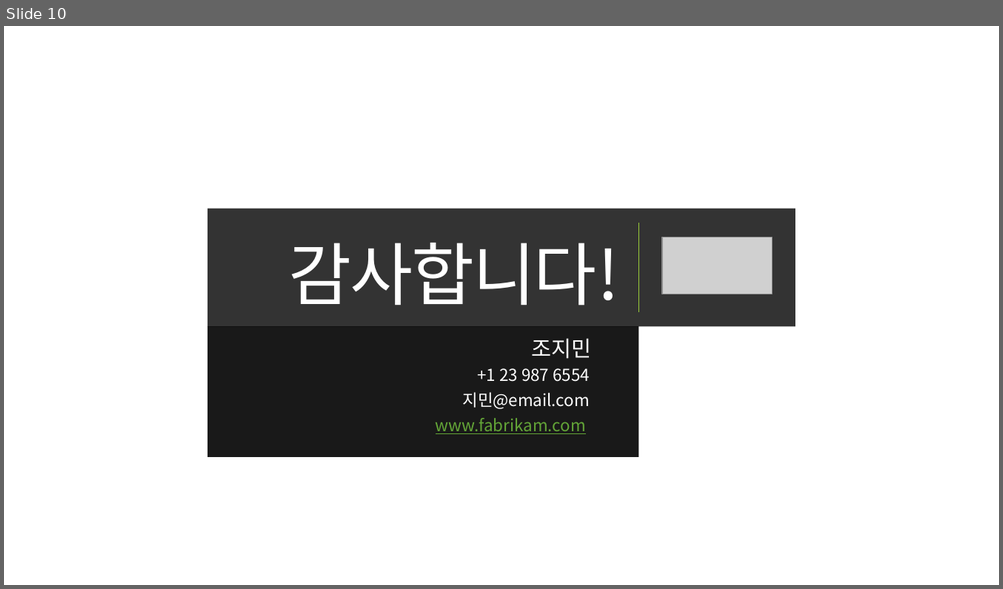
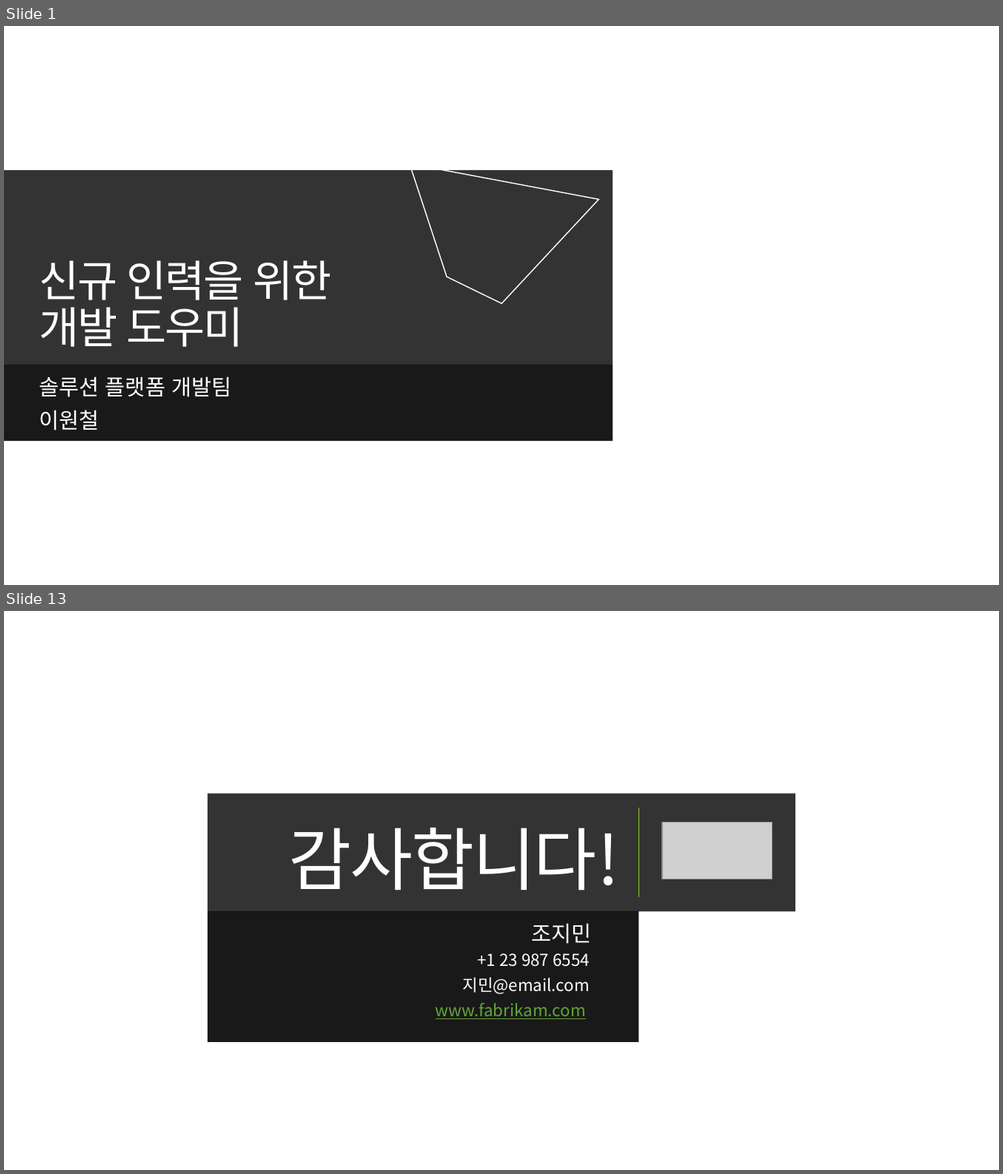
Before and after one commit to Wonchul08Lee/GenAI, a slide deck: Report.pptx. Shown one above the other, each under a label of ours: slide 10 before the commit, slides 1 and 13 after it; the slides between them are not shown. The pictures are 1003x589 and 1003x1174 pixels, drawn with LibreOffice and Linux fonts; fonts in the diff are those of the drawing; grey boxes stand for pictures; background and template pictures are left out. Boxes give left, top, right and bottom in pixels: in the first picture for what was removed or moved away, otherwise in the second. Text is boxed around its words. In the diff, an @@ line names an element or a change of style, - is before the commit and + after.

```diff
--- a/Report.pptx
+++ b/Report.pptx
@@ slide 1 added at (4, 26, 999, 585), background picture (left out) @@
@@ freeform shape added at (410, 111, 620, 318), outline #FFFFFF 1 pt @@
@@ title added at (4, 170, 613, 365), fill #000000 at 80% opacity, 42 pt, text #FFFFFF @@
+신규 인력을 위한
+개발 도우미
@@ subtitle added at (4, 365, 613, 441), fill #000000 at 90% opacity, 21 pt, text #FFFFFF @@
+솔루션 플랫폼 개발팀
+이원철
@@ what was slide 10 is now slide 13 @@
```
Also in this commit, not shown: 8 slides changed, 3 other slides added, 1 slide removed.
